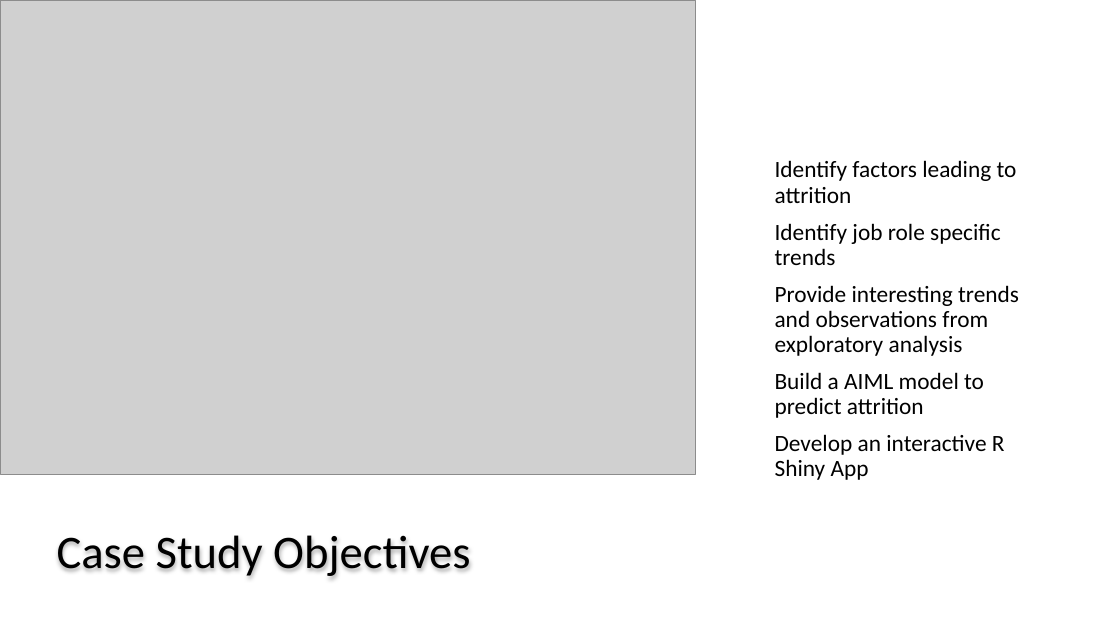
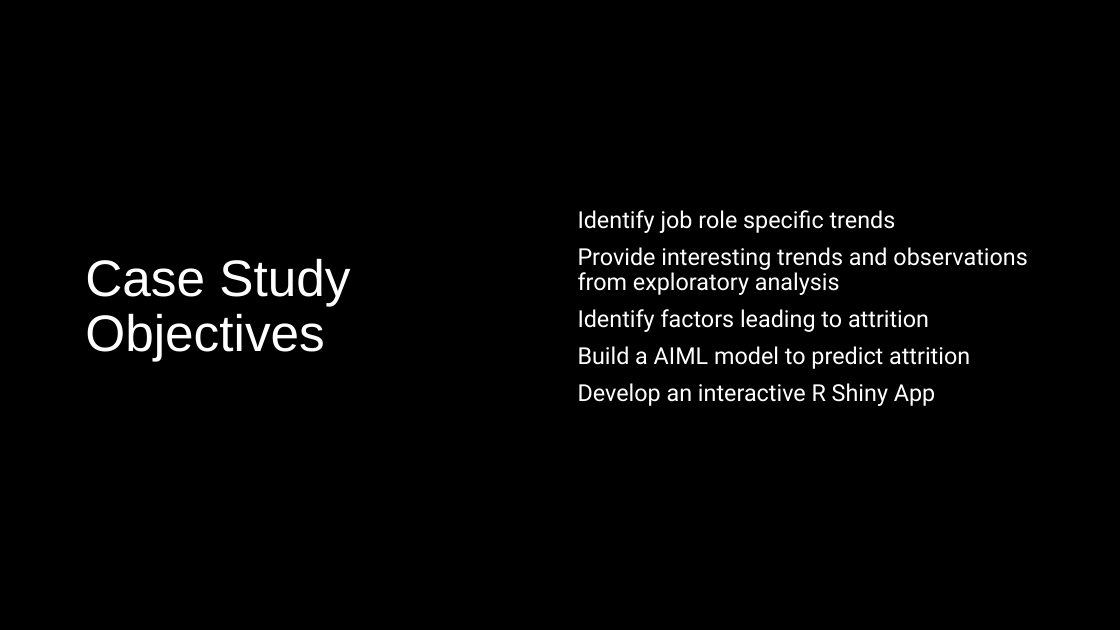
Before and after one commit to jjsmu/CaseStudy2DDS, a slide deck: slide 2 of Frito-Lay, Inc.pptx. Drawn at 1120x630 pixels with LibreOffice and Linux fonts; fonts in the diff are those of the drawing; grey boxes stand for pictures; background and template pictures are left out; a plain dark background stands for a picture behind light text. Boxes give left, top, right and bottom in pixels: in the first picture for what was removed or moved away, otherwise in the second. Text is boxed around its words. In the diff, an @@ line names an element or a change of style, - is before the commit and + after.

Commit message:
Frito-Lay,Inc.pptx refactor theme

```diff
--- a/Frito-Lay, Inc.pptx
+++ b/Frito-Lay, Inc.pptx
@@ background #FFFFFF to picture (left out) @@
@@ rectangle at box(0, 0, 1120, 630): fill #FFFFFF to #000000; shadow off; rotation 270 to 0 degrees @@
@@ picture removed at box(0, 0, 696, 474) @@
@@ title "Case Study Objectives": place and size @@
-title "Case Study Objectives" at box(57, 535, 470, 578)
+title "Case Study Objectives" at box(85, 258, 350, 361)
@@ title "Case Study Objectives" at box(85, 258, 350, 361): size 40 to 44 pt, font Calibri to Arial, text colour #000000 to #FFFFFF @@
@@ text "Identify job role specific trends": place and size @@
-text "Identify job role specific trends" at box(766, 68, 1055, 571)
+text "Identify job role specific trends" at box(578, 210, 1027, 406)
@@ text "Identify job role specific trends" at box(578, 210, 1027, 406): outline #FFFFFF 2.75 pt to none @@
@@ text at box(775, 160, 1017, 203): paragraph removed @@
-Identify factors leading to attrition
@@ text at box(578, 210, 1027, 406): font Calibri to Roboto, text colour #000000 to #FFFFFF in "Identify job role specific trends", "Provide interesting trends and observations from exploratory ...", "Build a AIML model to predict attrition", "Develop an interactive R Shiny App" @@
@@ text at box(578, 309, 929, 332): paragraph added @@
+Identify factors leading to attrition
```
Also in this commit, not shown: 3 other slides changed, 9 slides added, 28 slides removed.
